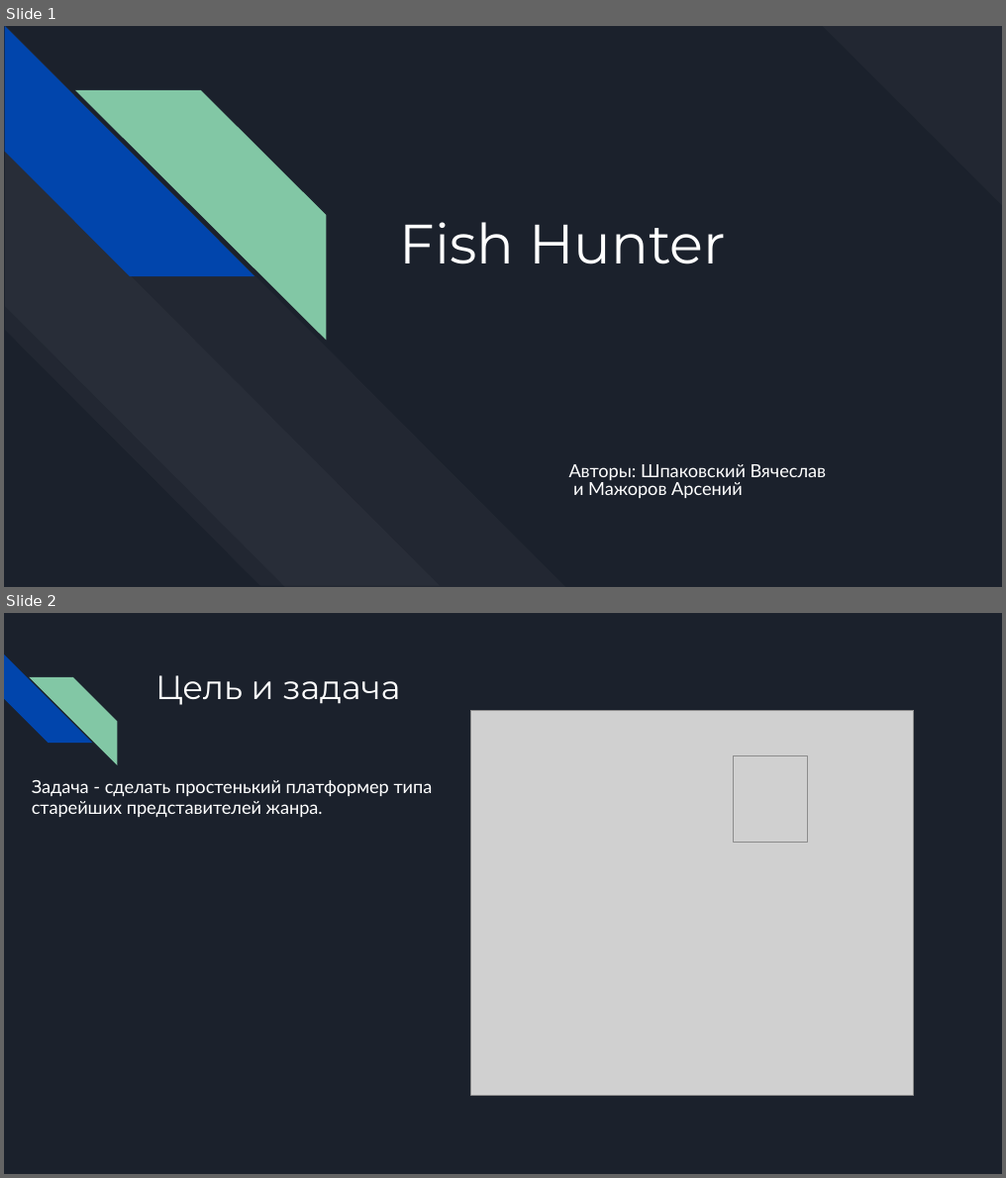
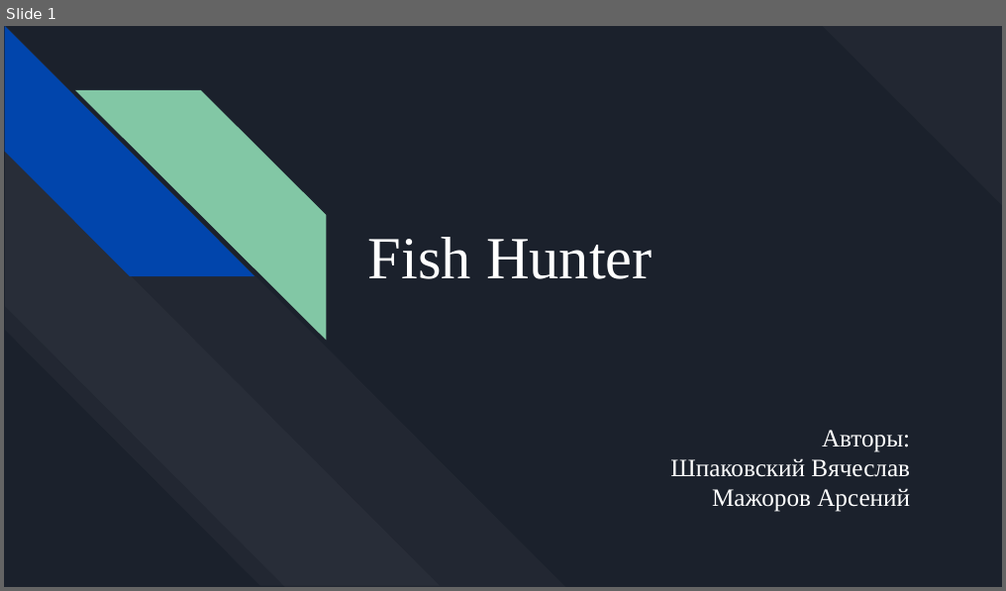
Before and after one commit to ShpakovskiVyacheslav/Arcade-project, a slide deck: documentation/Fish Hunter.pptx. Shown one above the other, each under a label of ours: slides 1 and 2 before the commit, slide 1 after it. The pictures are 1006x1178 and 1006x591 pixels, drawn with LibreOffice and Linux fonts; fonts in the diff are those of the drawing; grey boxes stand for pictures. Boxes give left, top, right and bottom in pixels: in the first picture for what was removed or moved away, otherwise in the second. Text is boxed around its words. In the diff, an @@ line names an element or a change of style, - is before the commit and + after.

```diff
--- a/documentation/Fish Hunter.pptx
+++ b/documentation/Fish Hunter.pptx
@@ slide 2 removed at box(4, 613, 1002, 1174), background #1B212C @@
@@ diag stripe removed at box(4, 655, 92, 743) @@
@@ diag stripe removed at box(29, 677, 117, 764) @@
@@ title removed at box(155, 675, 401, 705) @@
-Цель и задача
@@ picture removed at box(471, 710, 914, 1095) @@
@@ picture removed at box(733, 756, 807, 842) @@
@@ text removed at box(32, 780, 433, 817) @@
-Задача - сделать простенький платформер типа старейших представителей жанра.
@@ slide 1 changed as well @@
@@ title "Fish Hunter": place and size @@
-title "Fish Hunter" at box(400, 222, 726, 265)
+title "Fish Hunter" at box(368, 237, 652, 279)
@@ title "Fish Hunter" at box(368, 237, 652, 279): size 40 to 43.2 pt, font Montserrat to Times New Roman @@
@@ subtitle at box(670, 430, 910, 512): text changed; size 13 to 18 pt; font Lato to Times New Roman @@
-Авторы: Шпаковский Вячеслав
-и Мажоров Арсений
+Авторы:
+Шпаковский Вячеслав Мажоров Арсений
```
Also in this commit, not shown: 3 other slides changed, 5 slides added, 2 other slides removed, 1 other file.
